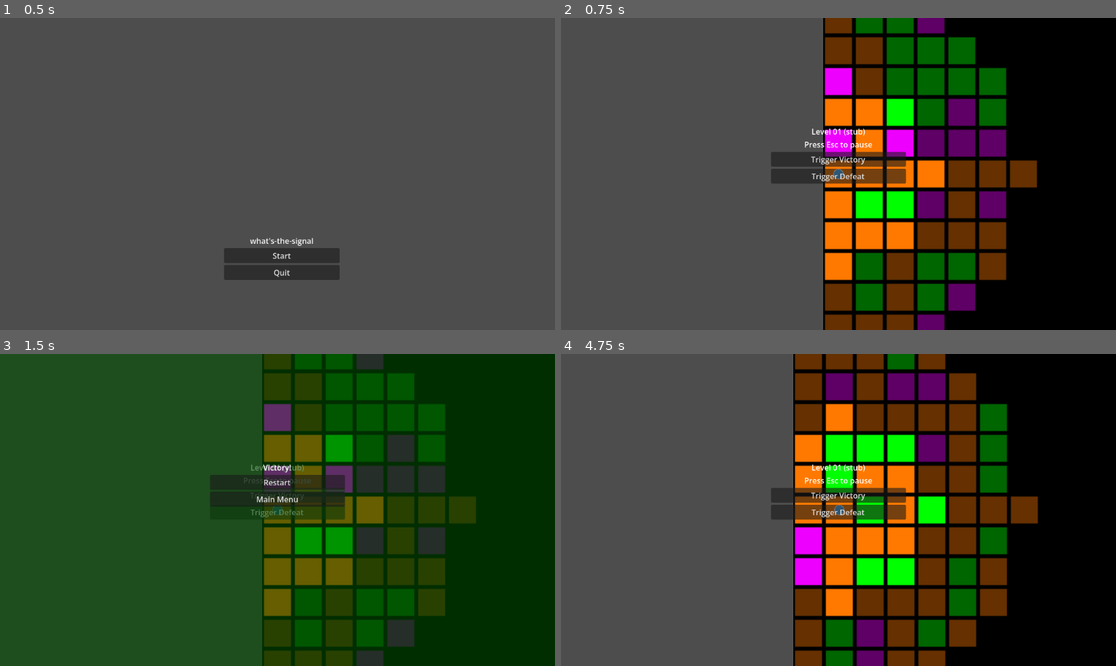
Above: before the commit, frames 1-4 (two rows, left to right).
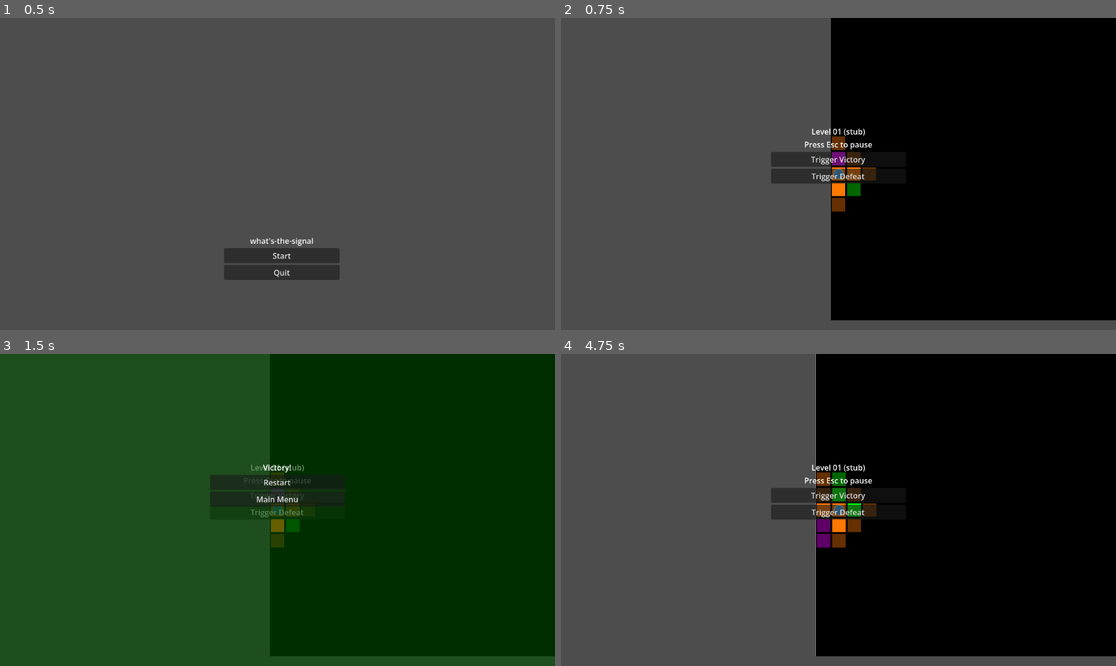
Above: after the commit, the same moments.

Repository: Makintosh365/Ludum-Dare-59
Game: Godot game, scene res://scenes/core/boot.tscn
Same seed, same stepped clock (60 frames per second), same inputs: the game is played once before the commit and once after it.
Inputs:
- Up to frame 1 (0.5 s): no input
- Up to frame 2 (0.75 s): click "Start" at 0.5 s
- Up to frame 3 (1.5 s): click "Trigger Victory" at 1.25 s
- Up to frame 4 (4.75 s): click "Restart" at 2 s; click "Trigger Defeat" at 2.75 s; click "Restart" at 3.5 s; tap Enter at 4.25 s; hold D (move_right) from 4.28 s (still down)

Frame 1 is identical in both runs. In frame 2, 27% of the frame differs, in the area x 47-100%, y 0-100%; in frame 3, 25%; in frame 4, 32%, in the area x 41-100%, y 0-100%.

Commit message:
artifacts and inventory with stat modifiers #11

Diff:
--- /dev/null
+++ b/what's-the-signal/configs/artifacts/amulet_of_vitality.tres
@@ -0,0 +1,24 @@
+[gd_resource type="Resource" script_class="Artifact" load_steps=5 format=3]
+
+[ext_resource type="Script" path="res://scripts/units/artifact.gd" id="1"]
+[ext_resource type="Script" path="res://scripts/units/stat_modifier.gd" id="2"]
+
+[sub_resource type="Resource" id="Mod_HpFlat"]
+script = ExtResource("2")
+kind = 0
+op = 0
+value = 10.0
+
+[sub_resource type="Resource" id="Mod_Defense"]
+script = ExtResource("2")
+kind = 2
+op = 0
+value = 2.0
+
+[resource]
+script = ExtResource("1")
+id = &"amulet_of_vitality"
+display_name = "Amulet of Vitality"
+description = "+10 max HP, +2 defense"
+rarity = 1
+modifiers = [SubResource("Mod_HpFlat"), SubResource("Mod_Defense")]
--- /dev/null
+++ b/what's-the-signal/configs/artifacts/default_pool.tres
@@ -0,0 +1,16 @@
+[gd_resource type="Resource" script_class="ArtifactPool" load_steps=4 format=3]
+
+[ext_resource type="Script" path="res://scripts/units/artifact_pool.gd" id="1"]
+[ext_resource type="Resource" path="res://configs/artifacts/ring_of_power.tres" id="2"]
+[ext_resource type="Resource" path="res://configs/artifacts/amulet_of_vitality.tres" id="3"]
+
+[resource]
+script = ExtResource("1")
+artifacts = [ExtResource("2"), ExtResource("3")]
+rarity_weights = {
+0: 60.0,
+1: 25.0,
+2: 10.0,
+3: 4.0,
+4: 1.0,
+}
--- /dev/null
+++ b/what's-the-signal/configs/artifacts/ring_of_power.tres
@@ -0,0 +1,24 @@
+[gd_resource type="Resource" script_class="Artifact" load_steps=5 format=3]
+
+[ext_resource type="Script" path="res://scripts/units/artifact.gd" id="1"]
+[ext_resource type="Script" path="res://scripts/units/stat_modifier.gd" id="2"]
+
+[sub_resource type="Resource" id="Mod_Damage"]
+script = ExtResource("2")
+kind = 1
+op = 0
+value = 5.0
+
+[sub_resource type="Resource" id="Mod_HpPercent"]
+script = ExtResource("2")
+kind = 0
+op = 1
+value = 20.0
+
+[resource]
+script = ExtResource("1")
+id = &"ring_of_power"
+display_name = "Ring of Power"
+description = "+5 damage, +20% max HP"
+rarity = 2
+modifiers = [SubResource("Mod_Damage"), SubResource("Mod_HpPercent")]
--- a/what's-the-signal/configs/default_grid.tres
+++ b/what's-the-signal/configs/default_grid.tres
@@ -1,7 +1,12 @@
-[gd_resource type="Resource" script_class="GridConfig" format=3 uid="uid://b68v8rwnqj7al"]
+[gd_resource type="Resource" script_class="GridConfig" load_steps=2 format=3]
 
-[ext_resource type="Script" uid="uid://bbl08suxitalw" path="res://scripts/grid/grid_config.gd" id="1"]
+[ext_resource type="Script" path="res://scripts/grid/grid_config.gd" id="1"]
 
 [resource]
 script = ExtResource("1")
-cell_size = 64
+width = 30
+height = 20
+cell_size = 32
+textures_root = "res://assets/cells/"
+draw_debug_overlay = true
+seed_input = 0
--- /dev/null
+++ b/what's-the-signal/configs/default_player.tres
@@ -0,0 +1,14 @@
+[gd_resource type="Resource" script_class="PlayerLoadout" load_steps=4 format=3]
+
+[ext_resource type="Script" path="res://scripts/units/player_loadout.gd" id="1"]
+[ext_resource type="Resource" path="res://configs/artifacts/ring_of_power.tres" id="2"]
+[ext_resource type="Resource" path="res://configs/artifacts/amulet_of_vitality.tres" id="3"]
+
+[resource]
+script = ExtResource("1")
+max_health = 10
+damage = 1
+defense = 0
+attack_speed = 1.0
+inventory_capacity = 4
+starting_artifacts = [ExtResource("2"), ExtResource("3")]
--- a/what's-the-signal/configs/default_sight.tres
+++ b/what's-the-signal/configs/default_sight.tres
@@ -1,8 +1,9 @@
-[gd_resource type="Resource" script_class="SightConfig" format=3 uid="uid://vgy4wg7tld1i"]
+[gd_resource type="Resource" script_class="SightConfig" load_steps=2 format=3]
 
-[ext_resource type="Script" uid="uid://bojyar7hmhgkc" path="res://scripts/units/sight_config.gd" id="1"]
+[ext_resource type="Script" path="res://scripts/units/sight_config.gd" id="1"]
 
 [resource]
 script = ExtResource("1")
-bright_radius = 3.0
-dim_radius = 6.0
+bright_radius = 1.0
+dim_radius = 2.0
+reveal_all_cells = false
--- a/what's-the-signal/scenes/core/boot.tscn
+++ b/what's-the-signal/scenes/core/boot.tscn
@@ -1,6 +1,6 @@
-[gd_scene format=3 uid="uid://xpkm1irxmnri"]
+[gd_scene load_steps=2 format=3]
 
-[ext_resource type="Script" uid="uid://o76bsi38ul3f" path="res://scripts/core/boot.gd" id="1_boot"]
+[ext_resource type="Script" path="res://scripts/core/boot.gd" id="1_boot"]
 
-[node name="Boot" type="Node" unique_id=2113970202]
+[node name="Boot" type="Node"]
 script = ExtResource("1_boot")
--- a/what's-the-signal/scripts/levels/level_01.gd
+++ b/what's-the-signal/scripts/levels/level_01.gd
@@ -43,10 +43,14 @@
 	_player.damaged.connect(func(amt, hp): print("Level01: player damaged %d hp=%d" % [amt, hp]))
 	_player.died.connect(func(): print("Level01: player died"))
 	_player.coins_changed.connect(func(total): print("Level01: player coins=%d" % total))
+	_player.stats_changed.connect(_on_player_stats_changed)
+	_player.inventory.inventory_changed.connect(_on_player_inventory_changed)
+	_on_player_stats_changed(_player.stats)
+	_on_player_inventory_changed(_player.inventory.get_artifacts())
 
 	_enemy = Enemy.new()
 	_enemy.name = "Enemy"
-	_enemy.max_health = 3
+	_enemy.base_max_health = 3
 	_enemy.coin_reward = 5
 	add_child(_enemy)
 	_enemy.place_on(_grid, end)
@@ -55,3 +59,19 @@
 	var contents_ok: bool = _grid.get_cell(start).contents == _player \
 			and _grid.get_cell(end).contents == _enemy
 	print("Level01: contents ok" if contents_ok else "Level01: contents MISMATCH")
+
+
+func _on_player_stats_changed(stats: UnitStats) -> void:
+	print("Level01: player stats max_hp=%d dmg=%d def=%d hp=%d" % [
+		stats.get_final_int(UnitStats.Kind.MAX_HEALTH),
+		stats.get_final_int(UnitStats.Kind.DAMAGE),
+		stats.get_final_int(UnitStats.Kind.DEFENSE),
+		stats.current_health,
+	])
+
+
+func _on_player_inventory_changed(artifacts: Array) -> void:
+	var names: Array = []
+	for a in artifacts:
+		names.append(a.display_name)
+	print("Level01: player inventory=%s" % [names])
--- /dev/null
+++ b/what's-the-signal/scripts/units/artifact.gd
@@ -0,0 +1,11 @@
+class_name Artifact
+extends Resource
+
+enum Rarity { COMMON, UNCOMMON, RARE, EPIC, LEGENDARY }
+
+@export var id: StringName
+@export var display_name: String = ""
+@export_multiline var description: String = ""
+@export var icon: Texture2D
+@export var rarity: Rarity = Rarity.COMMON
+@export var modifiers: Array = []
--- /dev/null
+++ b/what's-the-signal/scripts/units/artifact_pool.gd
@@ -0,0 +1,38 @@
+class_name ArtifactPool
+extends Resource
+
+@export var artifacts: Array = []
+@export var rarity_weights: Dictionary = {
+	Artifact.Rarity.COMMON: 60.0,
+	Artifact.Rarity.UNCOMMON: 25.0,
+	Artifact.Rarity.RARE: 10.0,
+	Artifact.Rarity.EPIC: 4.0,
+	Artifact.Rarity.LEGENDARY: 1.0,
+}
+
+
+func pick_random(rng: RandomNumberGenerator = null) -> Artifact:
+	var total := 0.0
+	for a in artifacts:
+		if a == null:
+			continue
+		total += weight_for(a)
+	if total <= 0.0:
+		return null
+	var roll: float = (rng.randf() if rng != null else randf()) * total
+	for a in artifacts:
+		if a == null:
+			continue
+		var w := weight_for(a)
+		if w <= 0.0:
+			continue
+		if roll < w:
+			return a
+		roll -= w
+	return null
+
+
+func weight_for(artifact: Artifact) -> float:
+	if artifact == null:
+		return 0.0
+	return float(rarity_weights.get(artifact.rarity, 0.0))
--- /dev/null
+++ b/what's-the-signal/scripts/units/inventory.gd
@@ -0,0 +1,86 @@
+class_name Inventory
+extends Node
+
+signal inventory_changed(artifacts: Array)
+
+@export var capacity: int = 4
+
+var _stats: UnitStats = null
+var _artifacts: Array[Artifact] = []
+
+
+func bind(stats: UnitStats) -> void:
+	_stats = stats
+
+
+func add_artifact(artifact: Artifact) -> bool:
+	if artifact == null:
+		return false
+	if is_full():
+		return false
+	if _artifacts.has(artifact):
+		return false
+	_artifacts.append(artifact)
+	if _stats != null:
+		_stats.attach_artifact(artifact)
+	inventory_changed.emit(get_artifacts())
+	return true
+
+
+func remove_artifact(artifact: Artifact) -> bool:
+	if artifact == null:
+		return false
+	var idx := _artifacts.find(artifact)
+	if idx < 0:
+		return false
+	_artifacts.remove_at(idx)
+	if _stats != null:
+		_stats.detach_artifact(artifact)
+	inventory_changed.emit(get_artifacts())
+	return true
+
+
+func replace_artifact_at(slot: int, artifact: Artifact) -> bool:
+	if artifact == null:
+		return false
+	if slot < 0 or slot >= _artifacts.size():
+		return false
+	if _artifacts.has(artifact) and _artifacts[slot] != artifact:
+		return false
+	var old := _artifacts[slot]
+	if old == artifact:
+		return false
+	_artifacts[slot] = artifact
+	if _stats != null:
+		_stats.replace_artifact(old, artifact)
+	inventory_changed.emit(get_artifacts())
+	return true
+
+
+func get_artifacts() -> Array[Artifact]:
+	return _artifacts.duplicate()
+
+
+func slot_count() -> int:
+	return _artifacts.size()
+
+
+func is_full() -> bool:
+	return _artifacts.size() >= capacity
+
+
+func set_capacity(new_capacity: int) -> void:
+	if new_capacity < 0:
+		new_capacity = 0
+	if new_capacity == capacity:
+		return
+	capacity = new_capacity
+	# Shrink if necessary, detaching overflow from stats.
+	var shrunk := false
+	while _artifacts.size() > capacity:
+		var dropped: Artifact = _artifacts.pop_back()
+		if _stats != null:
+			_stats.detach_artifact(dropped)
+		shrunk = true
+	if shrunk:
+		inventory_changed.emit(get_artifacts())
--- a/what's-the-signal/scripts/units/player.gd
+++ b/what's-the-signal/scripts/units/player.gd
@@ -12,14 +12,41 @@
 @export var step_ease: Tween.EaseType = Tween.EASE_IN_OUT
 @export var buffering_mode: InputDuringStep = InputDuringStep.BUFFER_ONE
 @export var sight_config: SightConfig
+@export var loadout: PlayerLoadout
 
 const _DEFAULT_SIGHT_CONFIG_PATH := "res://configs/default_sight.tres"
+const _DEFAULT_LOADOUT_PATH := "res://configs/default_player.tres"
 
 var coins: int = 0
 
 var _is_animating: bool = false
 var _has_buffered_direction: bool = false
 var _buffered_direction: Vector2i = Vector2i.ZERO
+
+
+func _ready() -> void:
+	var cfg := _ensure_loadout()
+	if cfg != null:
+		base_max_health = cfg.max_health
+		base_damage = cfg.damage
+		base_defense = cfg.defense
+		base_attack_speed = cfg.attack_speed
+		inventory_capacity = cfg.inventory_capacity
+	super._ready()
+	if cfg != null:
+		for artifact in cfg.starting_artifacts:
+			if artifact != null:
+				inventory.add_artifact(artifact)
+
+
+func _ensure_loadout() -> PlayerLoadout:
+	if loadout != null:
+		return loadout
+	if ResourceLoader.exists(_DEFAULT_LOADOUT_PATH):
+		loadout = load(_DEFAULT_LOADOUT_PATH) as PlayerLoadout
+	if loadout == null:
+		push_warning("Player %s: PlayerLoadout not set and default missing, using unit defaults" % name)
+	return loadout
 
 
 func add_coins(amount: int) -> void:
--- /dev/null
+++ b/what's-the-signal/scripts/units/player_loadout.gd
@@ -0,0 +1,10 @@
+class_name PlayerLoadout
+extends Resource
+
+@export var max_health: int = 10
+@export var damage: int = 1
+@export var defense: int = 0
+@export var attack_speed: float = 1.0
+
+@export var inventory_capacity: int = 4
+@export var starting_artifacts: Array = []
--- /dev/null
+++ b/what's-the-signal/scripts/units/stat_modifier.gd
@@ -0,0 +1,6 @@
+class_name StatModifier
+extends Resource
+
+@export var kind: UnitStats.Kind = UnitStats.Kind.DAMAGE
+@export var op: UnitStats.Op = UnitStats.Op.FLAT
+@export var value: float = 0.0
--- a/what's-the-signal/scripts/units/unit.gd
+++ b/what's-the-signal/scripts/units/unit.gd
@@ -4,24 +4,50 @@
 signal moved(from: Vector2i, to: Vector2i)
 signal damaged(amount: int, health_after: int)
 signal died
+signal stats_changed(stats: UnitStats)
 
-@export var max_health: int = 10
-@export var damage: int = 1
-@export var attack_speed: float = 1.0
-@export var defense: int = 0
+@export var base_max_health: int = 10
+@export var base_damage: int = 1
+@export var base_defense: int = 0
+@export var base_attack_speed: float = 1.0
+@export var inventory_capacity: int = 4
 
-var health: int = 0
+var stats: UnitStats
+var inventory: Inventory
+
 var coords: Vector2i = Vector2i.ZERO
 var grid: Grid = null
 
-
-func is_alive() -> bool:
-	return health > 0
+var health: int:
+	get:
+		return 0 if stats == null else stats.current_health
+	set(value):
+		if stats == null:
+			return
+		var max_hp := stats.get_final_int(UnitStats.Kind.MAX_HEALTH)
+		stats.current_health = clampi(value, 0, max_hp)
 
 
 func _ready() -> void:
-	health = max_health
+	stats = UnitStats.new()
+	stats.configure_base(base_max_health, base_damage, base_defense, base_attack_speed)
+	stats.stats_changed.connect(_on_stats_changed)
+
+	inventory = Inventory.new()
+	inventory.name = "Inventory"
+	inventory.capacity = inventory_capacity
+	add_child(inventory)
+	inventory.bind(stats)
+
 	queue_redraw()
+
+
+func _on_stats_changed(p_stats: UnitStats) -> void:
+	stats_changed.emit(p_stats)
+
+
+func is_alive() -> bool:
+	return stats != null and stats.current_health > 0
 
 
 func place_on(p_grid: Grid, p_coords: Vector2i) -> void:
@@ -78,12 +104,14 @@
 func take_damage(amount: int, source: Variant = null) -> void:
 	if not is_alive() or amount <= 0:
 		return
+	var defense := stats.get_final_int(UnitStats.Kind.DEFENSE)
 	var reduced := maxi(0, amount - defense)
 	if reduced == 0:
 		return
-	health = clampi(health - reduced, 0, max_health)
-	damaged.emit(reduced, health)
-	if health == 0:
+	var max_hp := stats.get_final_int(UnitStats.Kind.MAX_HEALTH)
+	stats.current_health = clampi(stats.current_health - reduced, 0, max_hp)
+	damaged.emit(reduced, stats.current_health)
+	if stats.current_health == 0:
 		die(source)
 
 
--- /dev/null
+++ b/what's-the-signal/scripts/units/unit_stats.gd
@@ -0,0 +1,128 @@
+class_name UnitStats
+extends Resource
+
+signal stats_changed(stats: UnitStats)
+
+enum Kind { MAX_HEALTH, DAMAGE, DEFENSE, ATTACK_SPEED }
+enum Op { FLAT, PERCENT }
+
+var current_health: int = 0
+
+var _base: Dictionary = {
+	Kind.MAX_HEALTH: 0.0,
+	Kind.DAMAGE: 0.0,
+	Kind.DEFENSE: 0.0,
+	Kind.ATTACK_SPEED: 0.0,
+}
+
+# Each entry: { source: Artifact, kind: Kind, op: Op, value: float }
+var _modifiers: Array = []
+
+var _final_cache: Dictionary = {}
+
+
+func configure_base(max_health: int, damage: int, defense: int, attack_speed: float) -> void:
+	_base[Kind.MAX_HEALTH] = float(max_health)
+	_base[Kind.DAMAGE] = float(damage)
+	_base[Kind.DEFENSE] = float(defense)
+	_base[Kind.ATTACK_SPEED] = attack_speed
+	_recalc(false)
+	current_health = get_final_int(Kind.MAX_HEALTH)
+	stats_changed.emit(self)
+
+
+func get_base(kind: Kind) -> float:
+	return _base.get(kind, 0.0)
+
+
+func set_base(kind: Kind, value: float) -> void:
+	if _base.get(kind, 0.0) == value:
+		return
+	_base[kind] = value
+	_recalc()
+
+
+func get_final(kind: Kind) -> float:
+	return _final_cache.get(kind, _base.get(kind, 0.0))
+
+
+func get_final_int(kind: Kind) -> int:
+	return int(floor(get_final(kind)))
+
+
+func attach_artifact(artifact: Artifact) -> void:
+	if artifact == null:
+		return
+	_append_modifiers(artifact)
+	_recalc()
+
+
+func detach_artifact(artifact: Artifact) -> void:
+	if artifact == null:
+		return
+	if not _remove_modifiers(artifact):
+		return
+	_recalc()
+
+
+func replace_artifact(old_artifact: Artifact, new_artifact: Artifact) -> void:
+	var changed := false
+	if old_artifact != null and _remove_modifiers(old_artifact):
+		changed = true
+	if new_artifact != null:
+		_append_modifiers(new_artifact)
+		changed = true
+	if changed:
+		_recalc()
+
+
+func _append_modifiers(artifact: Artifact) -> void:
+	for modifier in artifact.modifiers:
+		if modifier == null:
+			continue
+		_modifiers.append({
+			"source": artifact,
+			"kind": modifier.kind,
+			"op": modifier.op,
+			"value": modifier.value,
+		})
+
+
+func _remove_modifiers(artifact: Artifact) -> bool:
+	var removed := false
+	var i := _modifiers.size() - 1
+	while i >= 0:
+		if _modifiers[i].source == artifact:
+			_modifiers.remove_at(i)
+			removed = true
+		i -= 1
+	return removed
+
+
+func _recalc(emit: bool = true) -> void:
+	var new_cache: Dictionary = {}
+	for kind in _base.keys():
+		new_cache[kind] = _compute_final(kind)
+	_final_cache = new_cache
+	var new_max := get_final_int(Kind.MAX_HEALTH)
+	if current_health > new_max:
+		current_health = new_max
+	if current_health < 0:
+		current_health = 0
+	if emit:
+		stats_changed.emit(self)
+
+
+func _compute_final(kind: Kind) -> float:
+	var base: float = _base.get(kind, 0.0)
+	var flat_sum := 0.0
+	var percent_sum := 0.0
+	for modifier in _modifiers:
+		if modifier.kind != kind:
+			continue
+		match modifier.op:
+			Op.FLAT:
+				flat_sum += modifier.value
+			Op.PERCENT:
+				percent_sum += modifier.value
+	return (base + flat_sum) * (1.0 + percent_sum / 100.0)
Not shown, removed: what's-the-signal/assets/cells/black.png.import
Not shown, removed: what's-the-signal/export_presets.cfg
Not shown, removed: what's-the-signal/scripts/camera/camera_config.gd.uid
Not shown, removed: what's-the-signal/scripts/camera/follow_camera.gd.uid
Not shown, removed: what's-the-signal/scripts/core/boot.gd.uid
Not shown, removed: what's-the-signal/scripts/core/game_manager.gd.uid
Not shown, removed: what's-the-signal/scripts/grid/cell_kinds.gd.uid
Not shown, removed: what's-the-signal/scripts/grid/grid.gd.uid
Not shown, removed: what's-the-signal/scripts/grid/grid_cell.gd.uid
Not shown, removed: what's-the-signal/scripts/grid/grid_config.gd.uid
Not shown, removed: what's-the-signal/scripts/grid/map_config.gd.uid
Not shown, removed: what's-the-signal/scripts/grid/map_generator.gd.uid
(and 9 more such lines)
